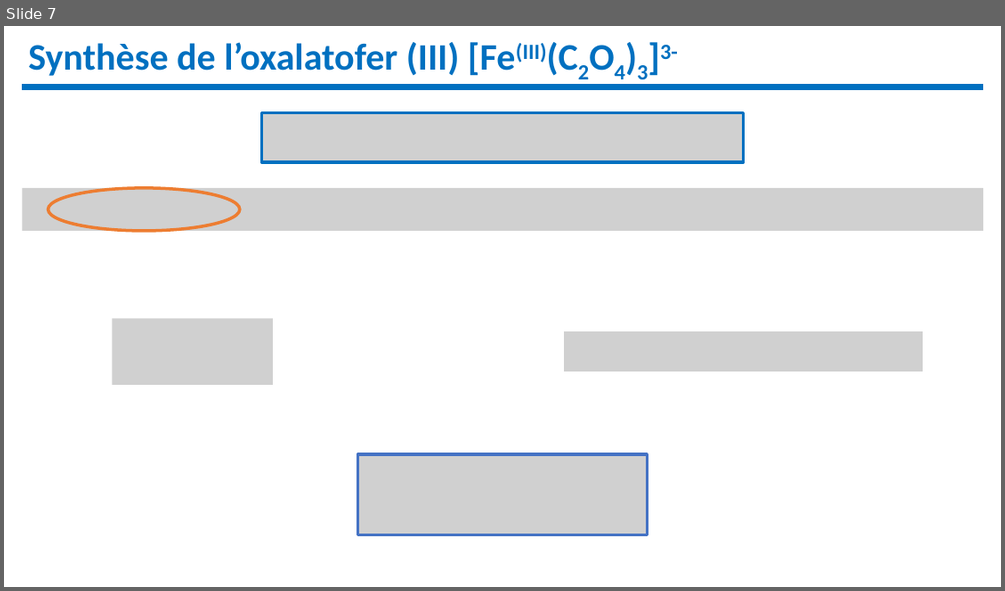
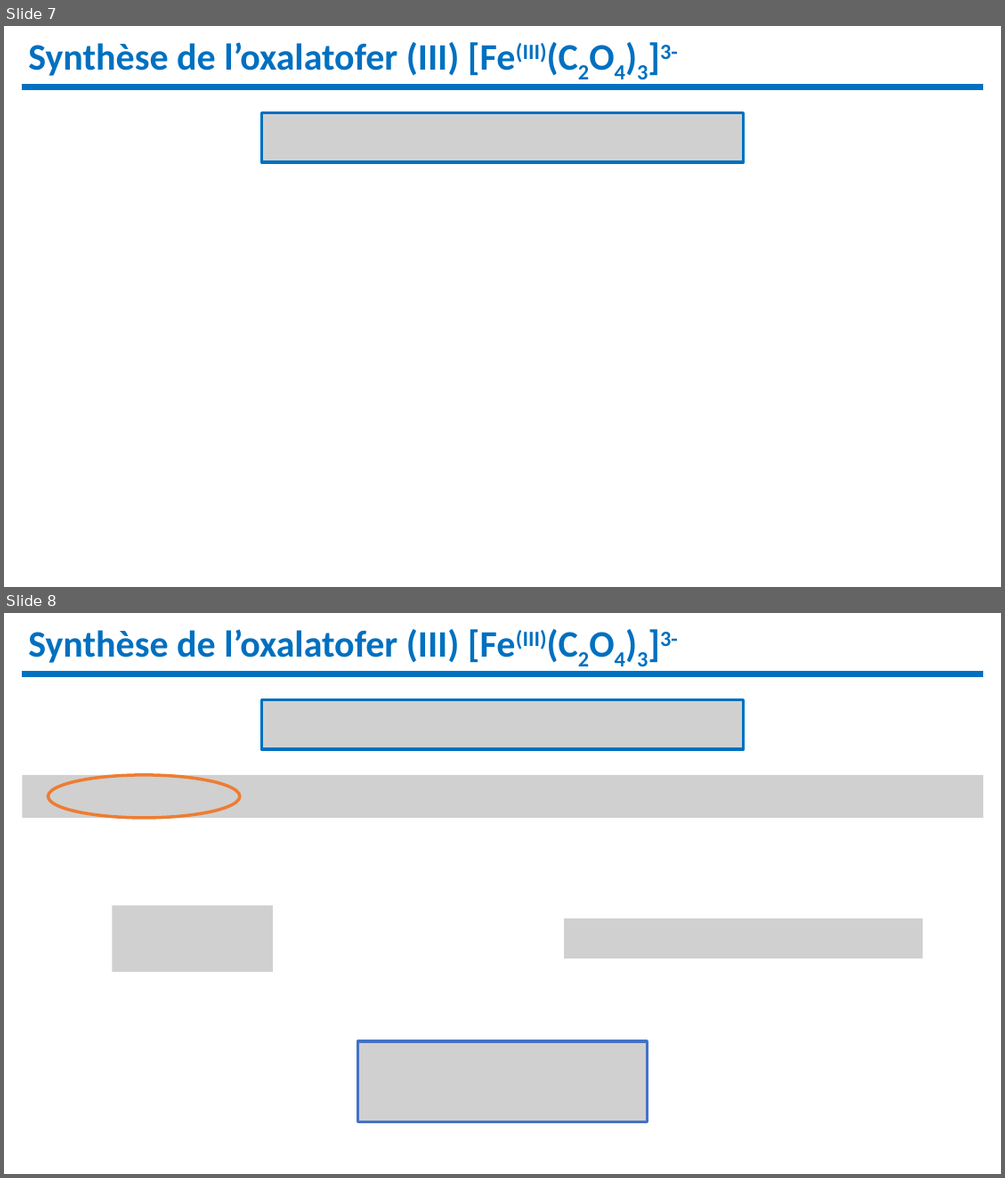
Before and after one commit to remimetzdorff/agregation, a slide deck: Leçons/Lecons de chimie 2019-2020/LC04.pptx. Shown one above the other, each under a label of ours: slide 7 before the commit, slides 7 and 8 after it. The pictures are 1005x591 and 1005x1178 pixels, drawn with LibreOffice and Linux fonts; fonts in the diff are those of the drawing; grey boxes stand for pictures. Boxes give left, top, right and bottom in pixels: in the first picture for what was removed or moved away, otherwise in the second. Text is boxed around its words. In the diff, an @@ line names an element or a change of style, - is before the commit and + after.

```diff
--- a/Leçons/Lecons de chimie 2019-2020/LC04.pptx
+++ b/Leçons/Lecons de chimie 2019-2020/LC04.pptx
@@ slide 7 added at [4,26,1001,587], background #FFFFFF @@
@@ text added at [28,42,678,85], 36 pt, text #0070C0, bold @@
+Synthèse de l’oxalatofer (III) [Fe(III)(C2O4)3]3-
@@ line added from (22, 87) to (984, 87), #0070C0 6 pt @@
@@ picture added at [262,112,744,163] @@
@@ what was slide 7 is now slide 8 @@
```
Also in this commit, not shown: 5 slides changed, 2 other slides added, 27 other files.
